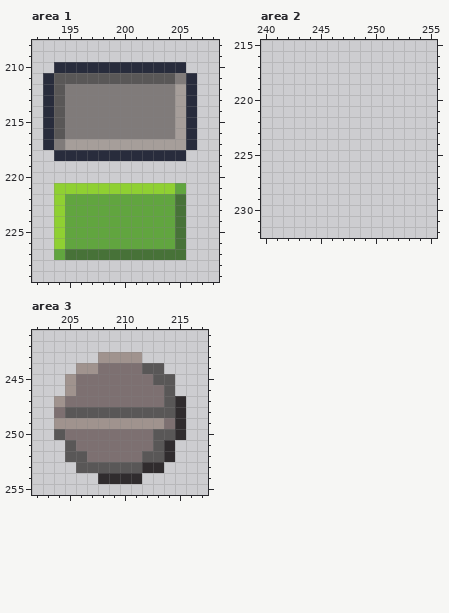
Two versions of one pixel-art file, Assets/ms49/textures/ui/uiElements.aseprite. Above is the file before it was changed.
256x256 pixels, 1 frame. Colours within 5 levels of each other are drawn and written as one. Shown: area 1: x 192..208, y 208..229; area 2: x 240..255, y 215..232; area 3: x 202..217, y 241..255. The commit also changed other parts of the picture, which this record leaves out.
After the commit:
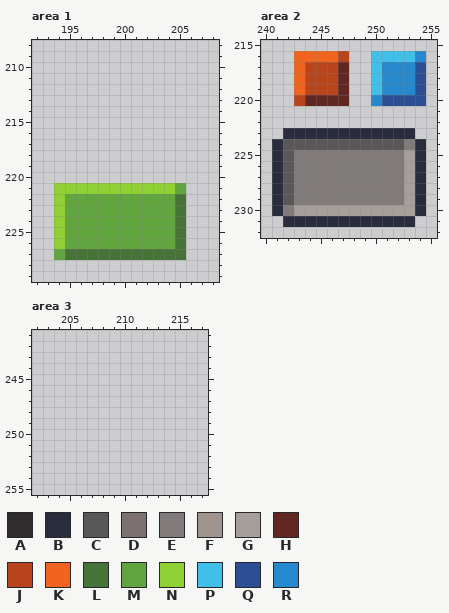
Palette (. is transparent): A #302c2e  B #282c3c  C #595757  D #7d7071  E #807b7a  F #a0938e  G #a69e9a  H #612721  J #b9451d  K #f1641f  L #477238  M #61a53f  N #8fd032  P #42bfe8  Q #2b4e95  R #2789cd
Difference:
--- area 1, layer "Layer"
@@ x 192..208 @@
 209 .................
-210 ..BBBBBBBBBBBB...
-211 .BCCCCCCCCCCCEB..
-212 .BCEEEEEEEEEEGB..
-213 .BCEEEEEEEEEEGB..
-214 .BCEEEEEEEEEEGB..
-215 .BCEEEEEEEEEEGB..
-216 .BCEEEEEEEEEEGB..
-217 .BEGGGGGGGGGGGB..
-218 ..BBBBBBBBBBBB...
+210 .................
+211 .................
+212 .................
+213 .................
+214 .................
+215 .................
+216 .................
+217 .................
+218 .................
 219 .................
--- area 2, layer "Layer"
@@ x 240..255 @@
 215 ................
-216 ................
-217 ................
-218 ................
-219 ................
-220 ................
+216 ...KKKKJ..PPPPR.
+217 ...KJJJH..PRRRQ.
+218 ...KJJJH..PRRRQ.
+219 ...KJJJH..PRRRQ.
+220 ...JHHHH..RQQQQ.
 221 ................
 222 ................
-223 ................
-224 ................
-225 ................
-226 ................
-227 ................
-228 ................
-229 ................
-230 ................
-231 ................
+223 ..BBBBBBBBBBBB..
+224 .BCCCCCCCCCCCEB.
+225 .BCEEEEEEEEEEGB.
+226 .BCEEEEEEEEEEGB.
+227 .BCEEEEEEEEEEGB.
+228 .BCEEEEEEEEEEGB.
+229 .BCEEEEEEEEEEGB.
+230 .BEGGGGGGGGGGGB.
+231 ..BBBBBBBBBBBB..
 232 ................
--- area 3, layer "Layer"
@@ x 202..217 @@
 242 ................
-243 ......FFFF......
-244 ....FFDDDDCC....
-245 ...FDDDDDDDCC...
-246 ...FDDDDDDDDC...
-247 ..FDDDDDDDDDCA..
-248 ..DCCCCCCCCCCA..
-249 ..FFFFFFFFFFDA..
-250 ..CDDDDDDDDCCA..
-251 ...CDDDDDDDCA...
-252 ...CCDDDDDCCA...
-253 ....CCCCCCAA....
-254 ......AAAA......
+243 ................
+244 ................
+245 ................
+246 ................
+247 ................
+248 ................
+249 ................
+250 ................
+251 ................
+252 ................
+253 ................
+254 ................
 255 ................
Boxes around the changes in both pictures, in picture pixels (x1, y1, x2, y2):
erased: (43, 62, 197, 161)
added: (272, 51, 426, 227)
erased: (54, 352, 186, 484)
